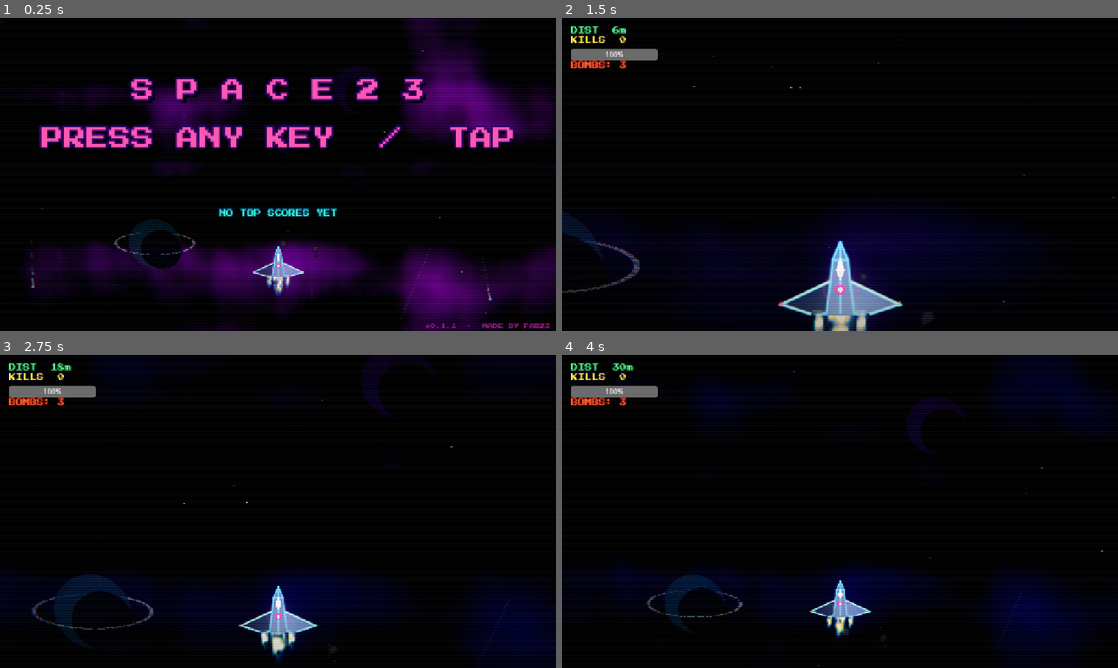
Above: before the commit, frames 1-4 (two rows, left to right).
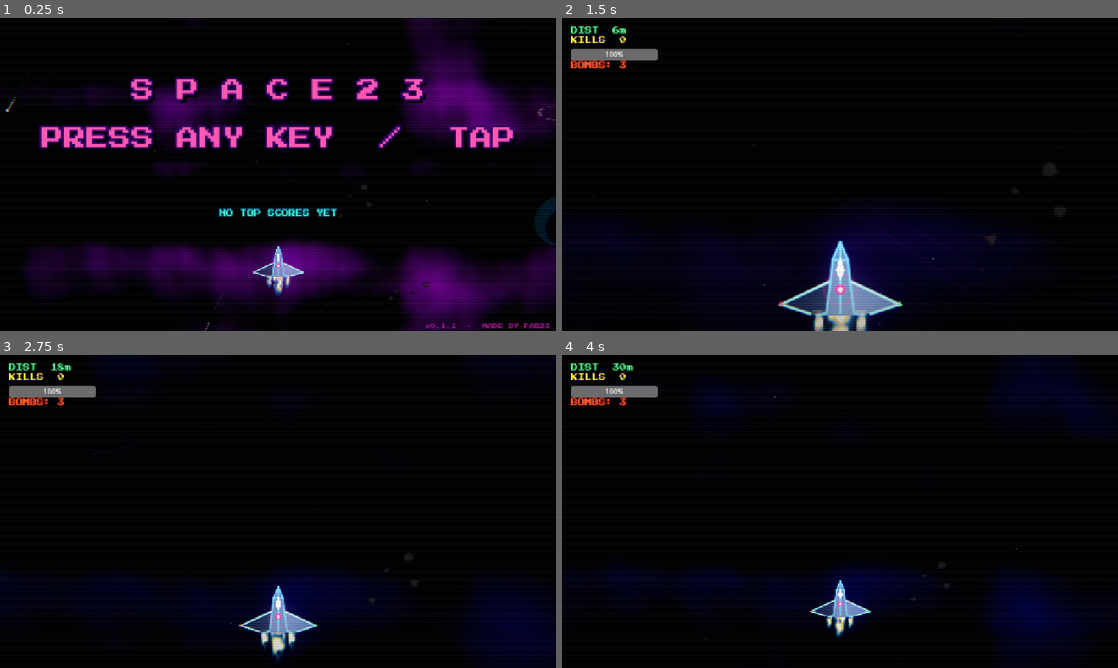
Above: after the commit, the same moments.

Repository: fabriziosalmi/space23
Game: Godot game, scene res://Main.tscn
Same seed, same stepped clock (60 frames per second), same inputs: the game is played once before the commit and once after it. Sound files missing from this copy of the repository are replaced by a short silence.
Inputs (mouse positions are in pixels of both pictures, inside the frame that each line leads up to):
- Up to frame 1 (0.25 s): no input
- Up to frame 2 (1.5 s): tap Enter (ui_accept) at 0.5, 0.77 s; move the mouse to (962, 158) at 0.52 s; hold D (move_right) 0.53-1.28 s; tap X (bomb) at 0.6 s; click (962, 158) at 0.67 s; move the mouse to (728, 190) at 1.27 s; hold S (move_down) from 1.28 s (still down); tap Shift (dash) at 1.35 s
- Up to frame 3 (2.75 s): tap Enter (ui_accept) at 1.52 s; move the mouse to (333, 442) at 2.02 s; release S (move_down) at 2.03 s; hold D (move_right) from 2.03 s (still down); hold Space (fire) from 2.03 s (still down)
- Up to frame 4 (4 s): move the mouse to (812, 574) at 2.77 s; release D (move_right) at 2.78 s; release Space (fire) at 2.78 s; hold W (move_up) 2.78-3.53 s; tap P at 2.85 s; click (812, 574) at 2.92 s; tap Enter (ui_accept) at 3.02, 3.77 s; move the mouse to (1006, 558) at 3.52 s; hold A (move_left) from 3.53 s (still down); tap X (bomb) at 3.6 s

The runs differ from the first frame. In frame 1, 1.6% of the frame differs, in the area x 0-100%, y 1-100%; in frame 2, 0.4%; in frame 3, 1.4%; in frame 4, 1.2%.

Commit message:
tune(bg): fewer/dimmer stars, planets 2x slower and staggered
User feedback after local Godot test:
- procedural stars were too many and "too big" (HDR brightness above
  glow_hdr_threshold caused them to bloom into chunky dots, especially
  with audio-mid spikes)
- planets/landmarks could spawn closer to "all together"; their drift
  speed felt rushed for landmarks that are supposed to feel rare

Changes:

  layer_deep   galaxies 4 → 2,  flares  10 → 5
  layer_mid    stars   70 → 30
  layer_near   constellations 4 → 2,  stars  30 → 12

  HDR brightness reduced below 1.0 across all star draws so they sit
  under glow_hdr_threshold and stay pixel-sharp:
    layer_mid     1.5 + audio_mid·3.0  →  0.85 + audio_mid·0.6
    layer_near    1.8                  →  0.95
    constellation 1.2 + audio_mid·2.0  →  0.85 + audio_mid·0.5

  Planet pacing 2× slower:
    PLANET_INTERVAL_PX  1800 → 3500   (one planet every ~30s)
    PLANET_SCROLL_SPEED   55 →   28   (drift halved — landmarks float)

  Deep landmark intervals further apart (less convergence on screen),
  scroll bases halved to match the planet feel:
    galaxy     5000/30 → 8000/18
    nebula     5500/35 → 9500/20
    blackhole  7000/32 → 12000/18
    cluster    3500/45 → 6500/24

  Initial accumulators staggered DETERMINISTICALLY so the four kinds
  spawn at distinct times instead of clustering on game start:
    cluster   0.85   (first to appear)
    galaxy    0.65
    nebula    0.45
    blackhole 0.25   (last to appear)

Co-Authored-By: Claude Opus 4.7 (1M context) <noreply@anthropic.com>

Diff:
--- a/BackgroundRenderer.gd
+++ b/BackgroundRenderer.gd
@@ -21,11 +21,11 @@
 # scale by its body width, not its bbox. Indexes match PLANET_PATHS.
 const PLANET_BODY_WIDTHS := [206.0, 249.0, 253.0, 245.0, 244.0, 350.0, 255.0, 242.0]
 const PLANET_BODY_TARGET_PX: float = 220.0
-# Pacing tarato per primo pianeta visibile entro ~5-8s di gioco e ricorrenza
-# ~15-20s a parallax_speed medio. Era 2500/22 → primo pianeta tra 30-50s di
-# attesa: troppo, il giocatore non vedeva mai una landmark.
-const PLANET_INTERVAL_PX: float = 1800.0  # spawn one every N pixels of accumulated distance
-const PLANET_SCROLL_SPEED: float = 55.0   # parallax planets feel distant ma in movimento visibile
+# Pacing 2× pi� lento: i pianeti sono landmark, devono sentirsi rari. Prima
+# 1800/55 → uno ogni ~12-18s + scroll molto rapido = sembravano "sciamati".
+# Ora ~30-40s tra l'uno e l'altro e drift verticale dimezzato.
+const PLANET_INTERVAL_PX: float = 3500.0  # spawn one every N pixels of accumulated distance
+const PLANET_SCROLL_SPEED: float = 28.0   # parallax dimezzato: planets float through, non corrono
 # Keep this in sync with Main.scroll_speed so the planet pacing tracks the
 # global "distance" counter (a planet should appear every PLANET_INTERVAL_PX
 # of in-game distance under default time dilation).
@@ -34,16 +34,16 @@
 # Deep-space landmarks (galaxies, nebulae, blackholes, clusters). Each kind has
 # its own pacing and visual treatment. They share the planet shader so they
 # inherit the per-track palette tint and bass pulse.
-# Pacing taratura: intervalli ridotti e scroll_base raddoppiato così le
-# landmark deep-space sono effettivamente avvistabili durante una run normale.
-# Prima: galaxy ogni 6500px @ 12 px/sec → ~120s tra una galassia e l'altra +
-# 30s di traversata = il giocatore non le vedeva quasi mai.
+# Pacing 2x più lento del precedente giro di tuning, così le landmark restano
+# rare e si "sentono". Plus intervalli volutamente non-multipli tra loro per
+# evitare che galaxy + nebula + cluster + blackhole spawni-no nello stesso
+# istante (il fenomeno "tutti insieme" che dava confusione visiva).
 const DEEP_CONFIGS := {
 	"galaxy": {
 		"path": "res://bg/galaxy_andromeda.png",
-		"interval_px": 5000.0,
+		"interval_px": 8000.0,
 		"body_target": 380.0,
-		"scroll_base": 30.0,
+		"scroll_base": 18.0,
 		"modulate": Color(0.85, 0.85, 0.95, 0.65),
 		"z": -9,
 		"tint_strength": 0.30,
@@ -51,9 +51,9 @@
 	},
 	"nebula": {
 		"path": "res://bg/nebula_ring.png",
-		"interval_px": 5500.0,
+		"interval_px": 9500.0,
 		"body_target": 360.0,
-		"scroll_base": 35.0,
+		"scroll_base": 20.0,
 		"modulate": Color(1.0, 1.0, 1.0, 0.60),
 		"z": -9,
 		"tint_strength": 0.25,
@@ -61,9 +61,9 @@
 	},
 	"blackhole": {
 		"path": "res://bg/blackhole_kerr.png",
-		"interval_px": 7000.0,
+		"interval_px": 12000.0,
 		"body_target": 320.0,
-		"scroll_base": 32.0,
+		"scroll_base": 18.0,
 		"modulate": Color(1.0, 1.0, 1.0, 0.85),
 		"z": -7,  # in front of planets — striking landmark
 		"tint_strength": 0.10,
@@ -71,9 +71,9 @@
 	},
 	"cluster": {
 		"path": "res://bg/cluster_m13.png",
-		"interval_px": 3500.0,
+		"interval_px": 6500.0,
 		"body_target": 220.0,
-		"scroll_base": 45.0,
+		"scroll_base": 24.0,
 		"modulate": Color(1.0, 1.0, 0.92, 0.65),
 		"z": -8,
 		"tint_strength": 0.20,
@@ -152,9 +152,19 @@
 			deep_textures[kind] = load(path)
 		else:
 			push_warning("Deep landmark asset missing: " + path)
-		# Stagger initial accumulators verso valori alti così la prima landmark
-		# di ogni tipo entra in scena entro 10-30s, non dopo 100+.
-		deep_distance_accum[kind] = float(cfg["interval_px"]) * randf_range(0.55, 0.85)
+		# Stagger DETERMINISTICO per evitare che galaxy/cluster/nebula/blackhole
+		# spawni tutto insieme. Ogni tipo parte a una "frazione" diversa del
+		# proprio intervallo: cluster vede subito (0.85), galaxy poco dopo
+		# (0.65), nebula a metà (0.45), blackhole in lontananza (0.25). Combinato
+		# con i diversi interval_px, la cadenza percepita è più ariosa.
+		var initial_frac: float
+		match kind:
+			"cluster":   initial_frac = 0.85
+			"galaxy":    initial_frac = 0.65
+			"nebula":    initial_frac = 0.45
+			"blackhole": initial_frac = 0.25
+			_:           initial_frac = 0.50
+		deep_distance_accum[kind] = float(cfg["interval_px"]) * initial_frac
 
 	_init_layers()
 
@@ -168,22 +178,35 @@
 		child.queue_free()
 	planet_distance_accum = PLANET_INTERVAL_PX * 0.85
 	for kind in DEEP_CONFIGS:
-		deep_distance_accum[kind] = float(DEEP_CONFIGS[kind]["interval_px"]) * randf_range(0.55, 0.85)
+		var f: float
+		match kind:
+			"cluster":   f = 0.85
+			"galaxy":    f = 0.65
+			"nebula":    f = 0.45
+			"blackhole": f = 0.25
+			_:           f = 0.50
+		deep_distance_accum[kind] = float(DEEP_CONFIGS[kind]["interval_px"]) * f
 	planet_sequence = 0
 
 func _init_layers():
-	# 1. LAYER DEEP (Galaxies, tiny flares)
-	for i in range(4):
+	# Densità ridotta: prima ~120 elementi tra stars+flares+constellations →
+	# percepiti come "rumore". Ora ~50 totali, distribuiti per dare profondità
+	# ma non saturare. Inoltre brightness sotto 1.0 per evitare bloom HDR
+	# (glow_hdr_threshold=0.9 in Main): le stelline dovrebbero essere puntiformi,
+	# non aloni.
+
+	# 1. LAYER DEEP (Galaxies, tiny flares) — far/quasi-statico
+	for i in range(2):
 		layer_deep.append({
 			"type": "galaxy",
 			"pos": Vector2(randf_range(-200, screen_size.x + 200), randf() * screen_size.y),
 			"speed": randf_range(2.0, 5.0),
-			"size": randf_range(5.0, 12.0),
+			"size": randf_range(5.0, 10.0),
 			"angle": randf() * PI * 2.0,
 			"arms": randi() % 2 + 2,
-			"brightness": randf_range(0.05, 0.15)
-		})
-	for i in range(10):
+			"brightness": randf_range(0.04, 0.10)
+		})
+	for i in range(5):
 		layer_deep.append({
 			"type": "flare",
 			"pos": Vector2(randf_range(-200, screen_size.x + 200), randf() * screen_size.y),
@@ -192,36 +215,35 @@
 			"pulse_speed": randf_range(0.5, 1.0)
 		})
 
-	# 2. LAYER MID (Distant static stars)
-	for i in range(70):
+	# 2. LAYER MID (Distant stars) — ridotto da 70 a 30
+	for i in range(30):
 		layer_mid.append({
 			"pos": Vector2(randf_range(-200, screen_size.x + 200), randf() * screen_size.y),
 			"speed": randf_range(15.0, 30.0),
-			"brightness": randf_range(0.1, 0.4)
-		})
-
-	# 3. LAYER NEAR (Fast stars and Constellations)
-	for i in range(4): # Costellazioni giganti
-		var num_stars = randi() % 5 + 4
+			"brightness": randf_range(0.1, 0.35)
+		})
+
+	# 3. LAYER NEAR (Fast stars + Constellations) — costellazioni 4→2, stars 30→12
+	for i in range(2):
+		var num_stars = randi() % 4 + 3
 		var c_pos = Vector2(randf_range(-200, screen_size.x + 200), randf() * screen_size.y)
-		var speed = randf_range(2.0, 8.0) # Quasi ferme
+		var speed = randf_range(2.0, 8.0)
 		var stars = []
 		for s in range(num_stars):
-			# Estensione enorme
 			stars.append(Vector2(randf_range(-200, 200), randf_range(-200, 200)))
 		layer_near.append({
 			"type": "constellation",
 			"pos": c_pos,
 			"speed": speed,
 			"stars": stars,
-			"brightness": randf_range(0.6, 1.0)
-		})
-	for i in range(30):
+			"brightness": randf_range(0.5, 0.85)
+		})
+	for i in range(12):
 		layer_near.append({
 			"type": "star",
 			"pos": Vector2(randf_range(-200, screen_size.x + 200), randf() * screen_size.y),
 			"speed": randf_range(60.0, 100.0),
-			"brightness": randf_range(0.5, 1.0)
+			"brightness": randf_range(0.4, 0.85)
 		})
 
 	# 4. LAYER TOP (Planets, Asteroids, Comets)
@@ -523,20 +545,23 @@
 				var intensity = (pulse - 0.9) * 10.0
 				draw_rect(Rect2(e.pos, Vector2(1, 1)), Color(2.5, 2.5, 2.5, intensity * 0.4)) # HDR Glow
 
-	# 2. DRAW LAYER MID
+	# 2. DRAW LAYER MID — brightness sotto 1.0 (no bloom). Audio-mid sale fino a
+	# ~1.4 sui peak ma non in modo continuo.
 	for e in layer_mid:
-		draw_rect(Rect2(e.pos, Vector2(1, 1)), Color(1.5 + audio_mid*3.0, 1.5 + audio_mid*3.0, 1.5 + audio_mid*3.0, e.brightness)) # HDR Glow
-
-	# 3. DRAW LAYER NEAR
+		var b: float = 0.85 + audio_mid * 0.6
+		draw_rect(Rect2(e.pos, Vector2(1, 1)), Color(b, b, b, e.brightness))
+
+	# 3. DRAW LAYER NEAR — stesso trattamento, leggermente più luminose.
 	for e in layer_near:
 		if e.type == "star":
-			draw_rect(Rect2(e.pos, Vector2(1, 1)), Color(1.8, 1.8, 1.8, e.brightness)) # HDR Glow — singolo pixel come il layer_mid
+			draw_rect(Rect2(e.pos, Vector2(1, 1)), Color(0.95, 0.95, 0.95, e.brightness))
 		elif e.type == "constellation":
 			draw_set_transform(e.pos, 0.0, Vector2.ONE)
+			var lb: float = 0.85 + audio_mid * 0.5
 			for s in range(e.stars.size() - 1):
-				draw_line(e.stars[s], e.stars[s+1], Color(1.2 + audio_mid*2.0, 1.2 + audio_mid*2.0, 1.2 + audio_mid*2.0, e.brightness * 0.08), 1.0) # Molto trasparenti
+				draw_line(e.stars[s], e.stars[s+1], Color(lb, lb, lb, e.brightness * 0.08), 1.0)
 			for s in e.stars:
-				draw_rect(Rect2(s, Vector2(1, 1)), Color(1.8, 1.8, 1.8, e.brightness * 0.2)) # Piccole e deboli
+				draw_rect(Rect2(s, Vector2(1, 1)), Color(0.95, 0.95, 0.95, e.brightness * 0.2))
 			draw_set_transform(Vector2.ZERO, 0.0, Vector2.ONE)
 
 	# 4. DRAW LAYER TOP
